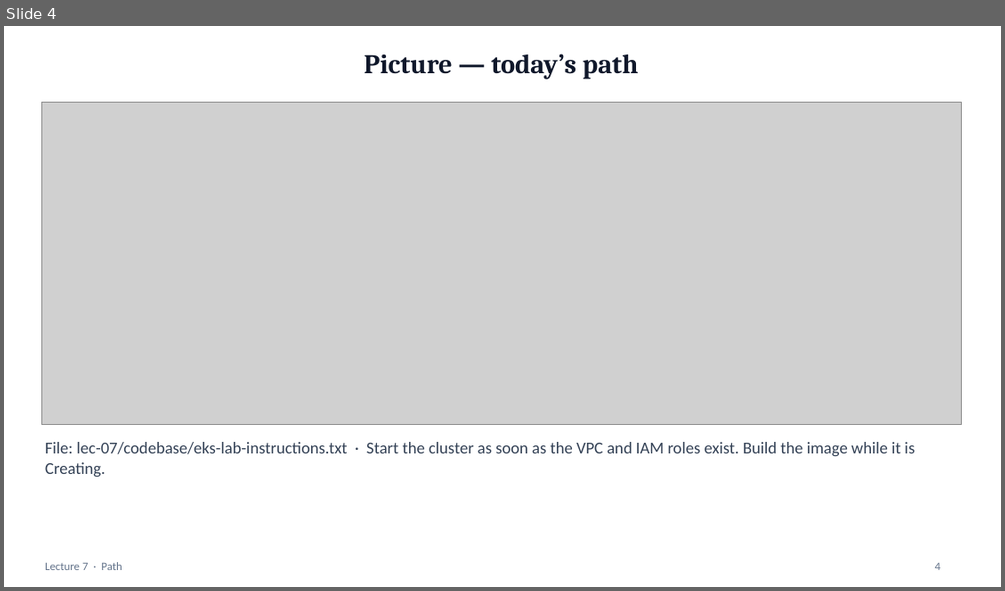
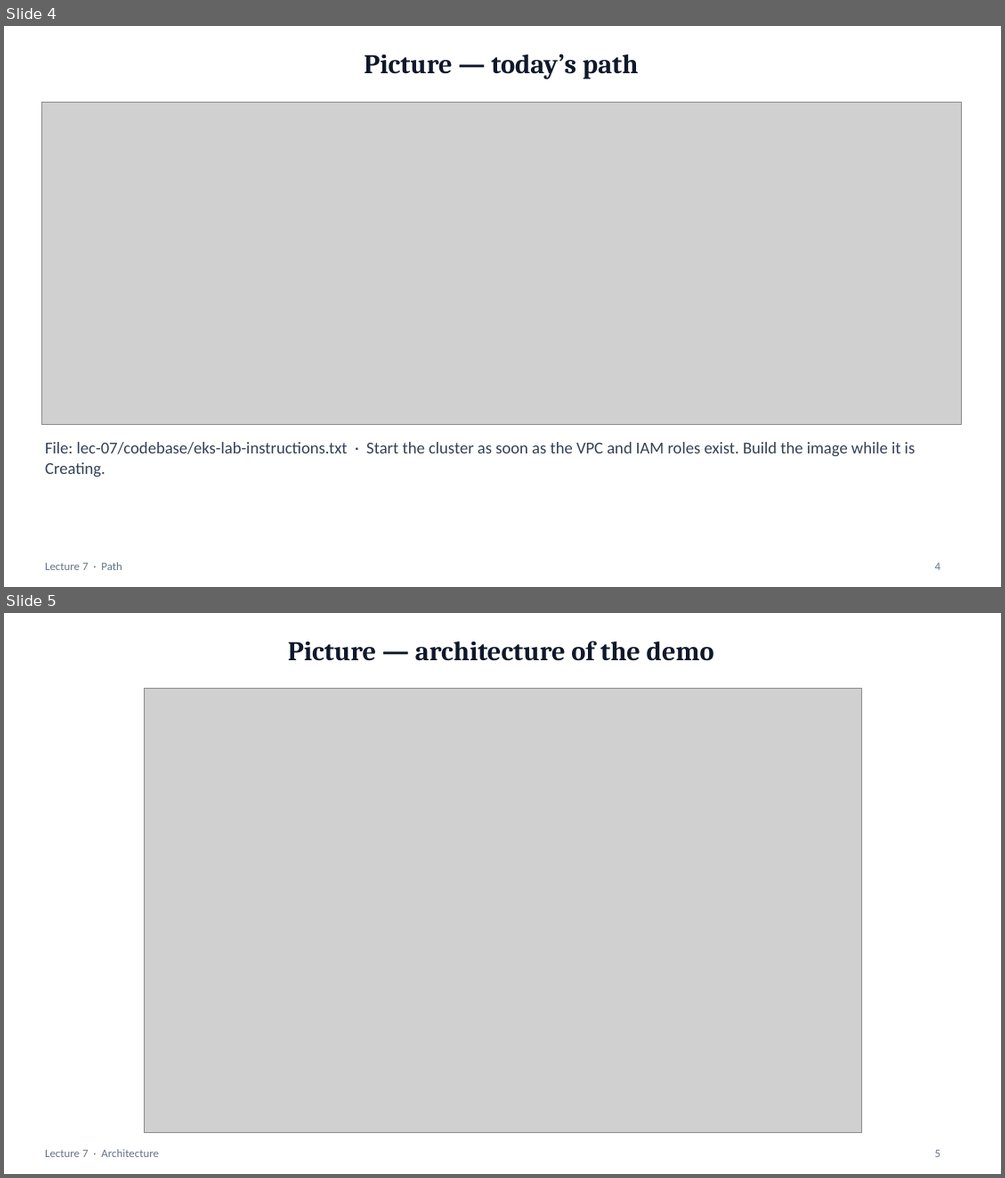
Before and after one commit to mayurb99/Devops_Beginners, a slide deck: lec-07/presentation/lec-07-kubernetes-eks.pptx. Shown one above the other, each under a label of ours: slide 4 before the commit, slides 4 and 5 after it. The pictures are 1005x591 and 1005x1178 pixels, drawn with LibreOffice and Linux fonts; fonts in the diff are those of the drawing; grey boxes stand for pictures. Boxes give left, top, right and bottom in pixels: in the first picture for what was removed or moved away, otherwise in the second. Text is boxed around its words. In the diff, an @@ line names an element or a change of style, - is before the commit and + after.

```diff
--- a/lec-07/presentation/lec-07-kubernetes-eks.pptx
+++ b/lec-07/presentation/lec-07-kubernetes-eks.pptx
@@ slide 5 added at bbox=[4, 613, 1001, 1174], background #FFFFFF @@
@@ title added at bbox=[288, 641, 714, 661], 26 pt, text #0F172A, bold @@
+Picture — architecture of the demo
@@ picture added at bbox=[144, 688, 862, 1133] @@
@@ text added at bbox=[45, 1149, 159, 1157], 11 pt, text #64748B @@
+Lecture 7 · Architecture
@@ page number added at bbox=[935, 1150, 940, 1157], 11 pt, text #64748B @@
+5
```
Also in this commit, not shown: 4 other files.
